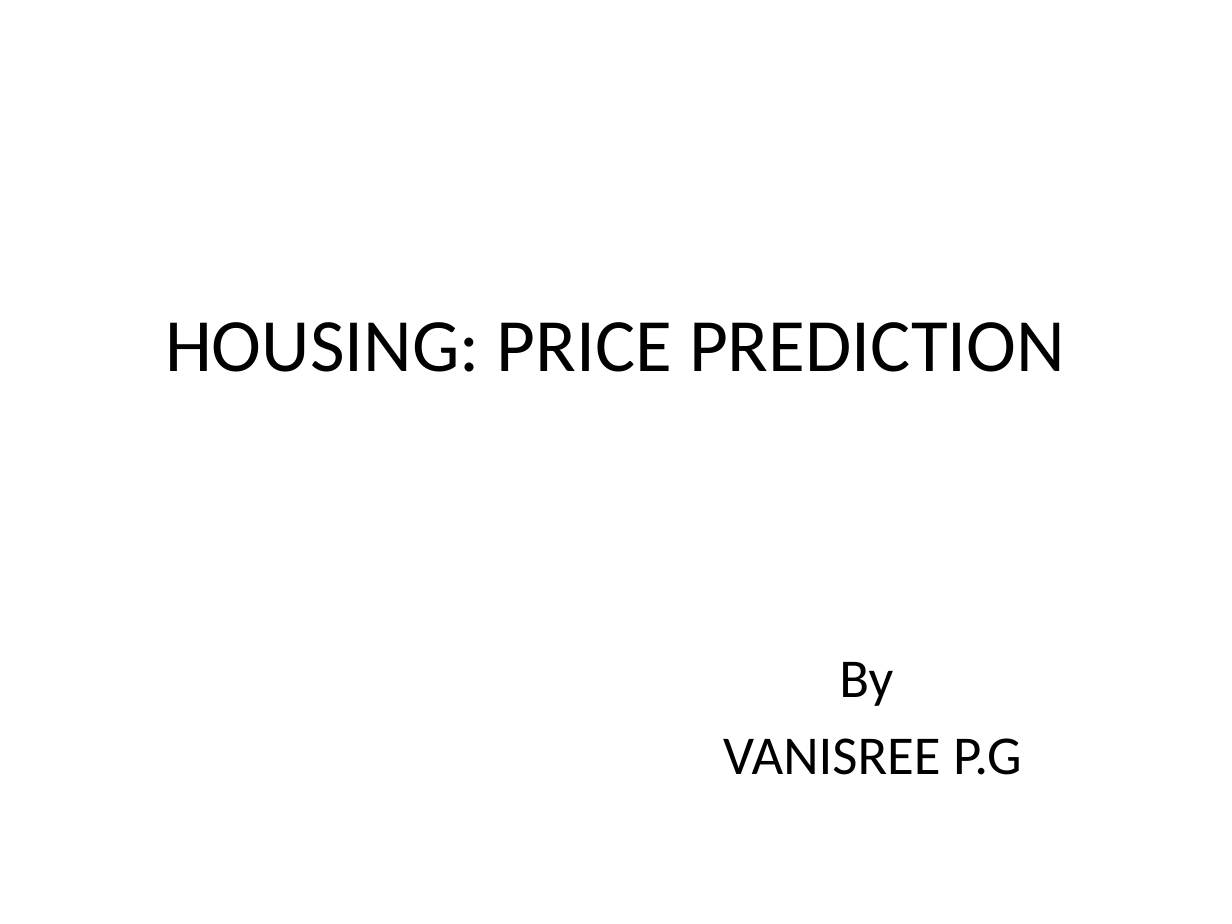
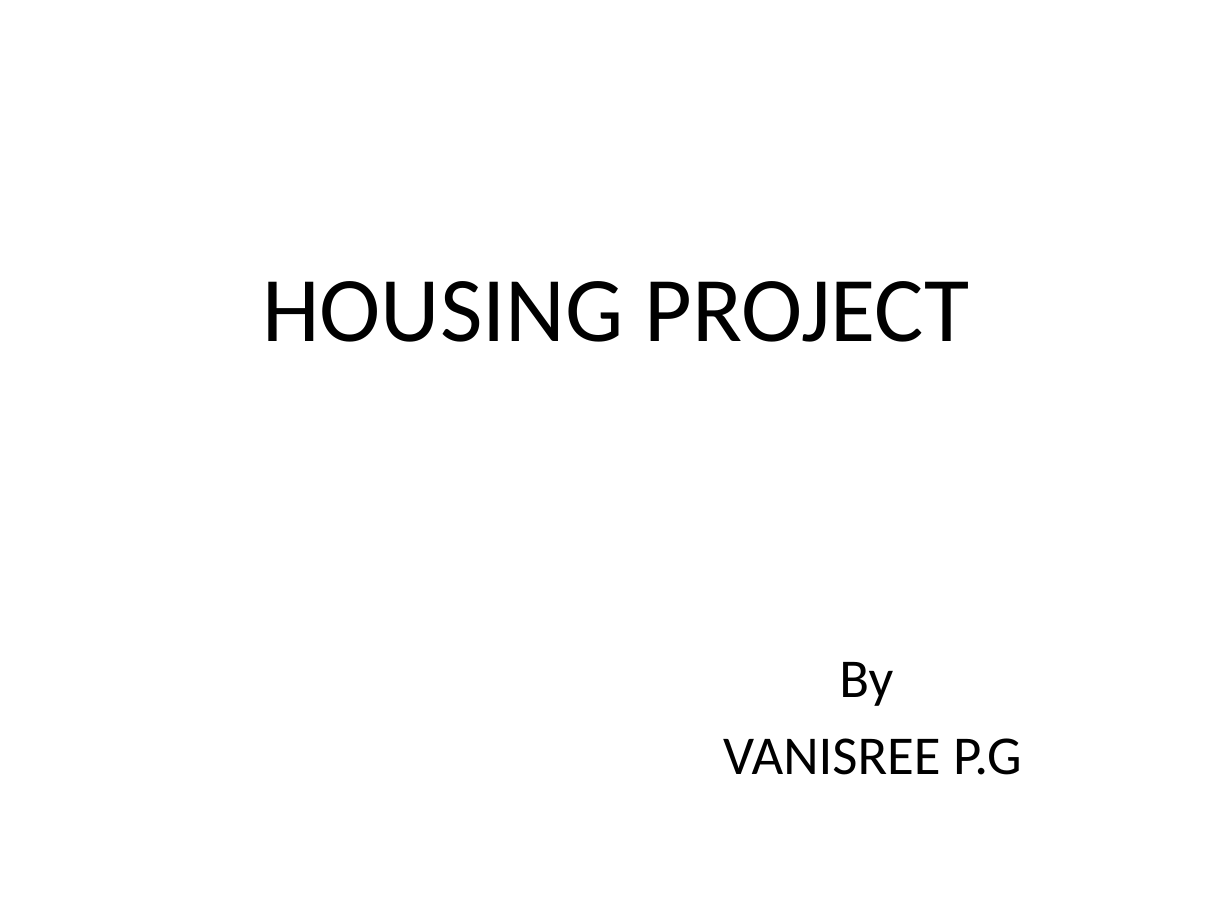
Before and after one commit to vanisree98/Internship, a slide deck: slide 1 of HOUSING: PRICE PREDICTION/Housing Projects (1).pptx. Drawn at 1232x924 pixels with LibreOffice and Linux fonts; fonts in the diff are those of the drawing. Boxes give left, top, right and bottom in pixels: in the first picture for what was removed or moved away, otherwise in the second. Text is boxed around its words. In the diff, an @@ line names an element or a change of style, - is before the commit and + after.

Commit message:
Powerpoint

```diff
--- a/HOUSING: PRICE PREDICTION/Housing Projects (1).pptx
+++ b/HOUSING: PRICE PREDICTION/Housing Projects (1).pptx
@@ title at (x1=262, y1=281, x2=969, y2=342): text changed; size 44 to 54 pt @@
-HOUSING: PRICE PREDICTION
+HOUSING PROJECT
```
